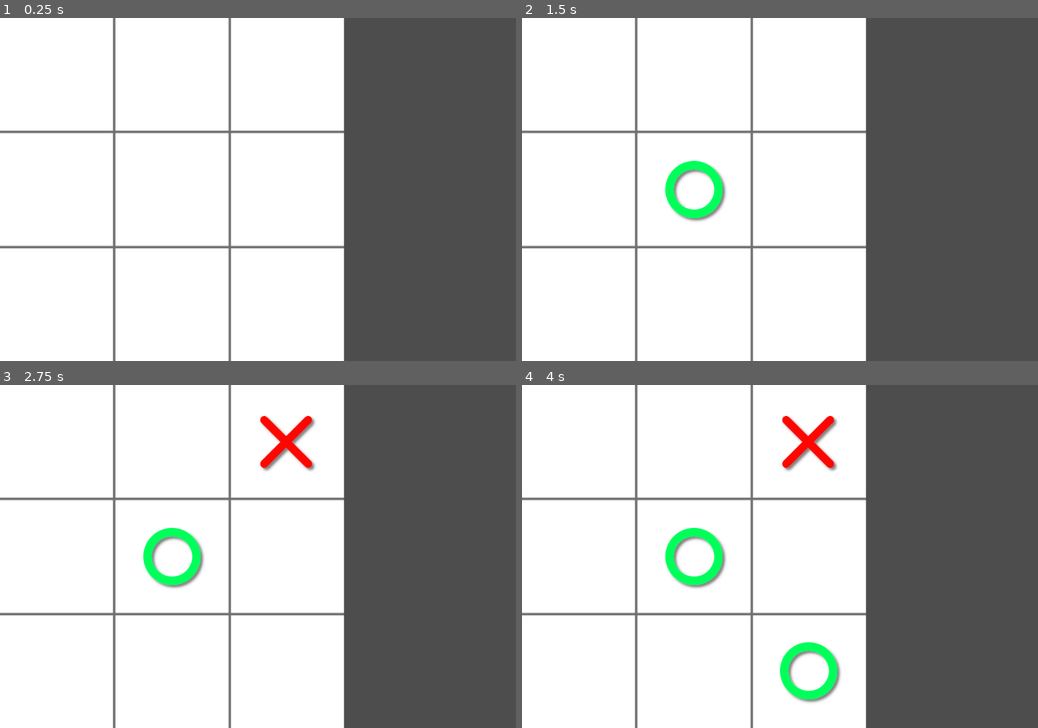
Above: before the commit, frames 1-4 (two rows, left to right).
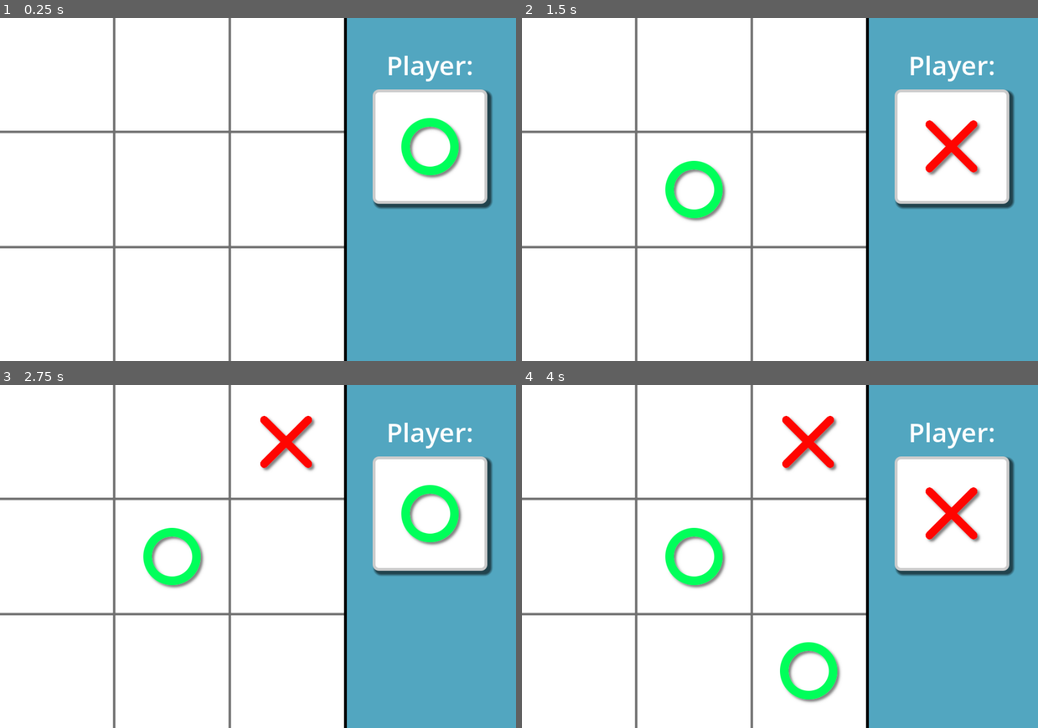
Above: after the commit, the same moments.

Repository: fractalfern/ff_01_TicTacToe
Game: Godot game, scene res://main.tscn
Two runs of this game, one before a commit and one after it. Both use one fixed random seed, a clock stepped at 60 frames per second and the inputs below. Before the commit the project has no main scene; this scene is started directly in both runs.
Inputs (mouse positions are in pixels of both pictures, inside the frame that each line leads up to):
- Up to frame 1 (0.25 s): no input
- Up to frame 2 (1.5 s): tap Enter at 0.5 s; move the mouse to (893, 172) at 0.52 s; click (893, 172) at 0.67 s; tap Space at 1.25 s; move the mouse to (676, 206) at 1.27 s; click (676, 206) at 1.42 s
- Up to frame 3 (2.75 s): tap Enter at 2 s; move the mouse to (309, 481) at 2.02 s; click (309, 481) at 2.17 s
- Up to frame 4 (4 s): tap Space at 2.75 s; move the mouse to (754, 625) at 2.77 s; click (754, 625) at 2.92 s; tap Enter at 3.5 s; move the mouse to (934, 607) at 3.52 s; click (934, 607) at 3.67 s

The runs differ from the first frame. In frame 1, 33% of the frame differs, in the area x 66-100%, y 0-100%; in frame 2, 33%; in frame 3, 33%; in frame 4, 33%.

Commit message:
complete

Diff:
--- a/tic-tac-toe/circle.tscn
+++ b/tic-tac-toe/circle.tscn
@@ -2,5 +2,5 @@
 
 [ext_resource type="Texture2D" uid="uid://dy1txa4iw2ldj" path="res://assets/circle.png" id="1_ot13w"]
 
-[node name="Circle" type="Sprite2D" unique_id=1166884039]
+[node name="Circle" type="Sprite2D" unique_id=1166884039 groups=["circles"]]
 texture = ExtResource("1_ot13w")
--- a/tic-tac-toe/cross.tscn
+++ b/tic-tac-toe/cross.tscn
@@ -2,5 +2,5 @@
 
 [ext_resource type="Texture2D" uid="uid://b02u43ptx6kjf" path="res://assets/cross.png" id="1_nsgoa"]
 
-[node name="Cross" type="Sprite2D" unique_id=164071256]
+[node name="Cross" type="Sprite2D" unique_id=164071256 groups=["crosses"]]
 texture = ExtResource("1_nsgoa")
--- /dev/null
+++ b/tic-tac-toe/game_over_menu.gd
@@ -0,0 +1,6 @@
+extends CanvasLayer
+
+signal restart
+
+func _on_restart_button_pressed() -> void:
+	restart.emit()
--- /dev/null
+++ b/tic-tac-toe/game_over_menu.tscn
@@ -0,0 +1,74 @@
+[gd_scene format=3 uid="uid://c5cs5h88abqqy"]
+
+[ext_resource type="Script" uid="uid://c1q58lqtllxic" path="res://game_over_menu.gd" id="1_14ib6"]
+
+[sub_resource type="StyleBoxFlat" id="StyleBoxFlat_tg6a4"]
+bg_color = Color(0.30980393, 0.6, 0.6, 1)
+border_width_left = 2
+border_width_top = 2
+border_width_right = 2
+border_width_bottom = 2
+border_color = Color(0.8, 0.8, 0.2901961, 1)
+corner_radius_top_left = 10
+corner_radius_top_right = 10
+corner_radius_bottom_right = 10
+corner_radius_bottom_left = 10
+
+[sub_resource type="StyleBoxFlat" id="StyleBoxFlat_14ib6"]
+bg_color = Color(0.6, 0.20784314, 0.6, 1)
+border_width_left = 2
+border_width_top = 2
+border_width_right = 2
+border_width_bottom = 2
+
+[sub_resource type="StyleBoxFlat" id="StyleBoxFlat_wp3el"]
+border_width_left = 2
+border_width_top = 2
+border_width_right = 2
+border_width_bottom = 2
+
+[sub_resource type="StyleBoxFlat" id="StyleBoxFlat_prwox"]
+border_width_left = 2
+border_width_top = 2
+border_width_right = 2
+border_width_bottom = 2
+
+[node name="GameOverMenu" type="CanvasLayer" unique_id=923343578]
+script = ExtResource("1_14ib6")
+
+[node name="GameOverPanel" type="Panel" parent="." unique_id=604610024]
+anchors_preset = 8
+anchor_left = 0.5
+anchor_top = 0.5
+anchor_right = 0.5
+anchor_bottom = 0.5
+offset_left = -350.0
+offset_top = -125.0
+offset_right = 50.0
+offset_bottom = 125.0
+grow_horizontal = 2
+grow_vertical = 2
+theme_override_styles/panel = SubResource("StyleBoxFlat_tg6a4")
+
+[node name="ResultLabel" type="Label" parent="." unique_id=2112413066]
+offset_left = 166.5
+offset_top = 200.0
+offset_right = 433.5
+offset_bottom = 258.0
+theme_override_font_sizes/font_size = 40
+text = "Player 1 Wins!"
+horizontal_alignment = 1
+vertical_alignment = 1
+
+[node name="RestartButton" type="Button" parent="." unique_id=1402216818]
+offset_left = 175.0
+offset_top = 300.0
+offset_right = 425.0
+offset_bottom = 363.0
+theme_override_font_sizes/font_size = 40
+theme_override_styles/normal = SubResource("StyleBoxFlat_14ib6")
+theme_override_styles/pressed = SubResource("StyleBoxFlat_wp3el")
+theme_override_styles/hover = SubResource("StyleBoxFlat_prwox")
+text = "Play Again"
+
+[connection signal="pressed" from="RestartButton" to="." method="_on_restart_button_pressed"]
--- a/tic-tac-toe/main.gd
+++ b/tic-tac-toe/main.gd
@@ -8,13 +8,21 @@
 const PLAYER_CIRCLE: int = 1
 const PLAYER_CROSS: int = -1
 
-var current_player: int
 var board_size: int
 var cell_size: int
+var cell_size_offset: Vector2i
+
+var current_player: int
+var player_marker: Node
+var player_panel_pos: Vector2i
+var player_marker_pos: Vector2i
+var num_moves: int
+
 var grid_data: Array
 
 func new_game() -> void:
 	current_player = PLAYER_CIRCLE
+	num_moves = 0
 
 	grid_data = [
 		[EMPTY_CELL, EMPTY_CELL, EMPTY_CELL],
@@ -22,15 +30,27 @@
 		[EMPTY_CELL, EMPTY_CELL, EMPTY_CELL]
 		]
 
+	get_tree().call_group("circles", "queue_free")
+	get_tree().call_group("crosses", "queue_free")
+
+	player_marker = create_marker(current_player, player_marker_pos)
+
+	$GameOverMenu.hide()
+	get_tree().paused = false
+
 # Called when the node enters the scene tree for the first time.
 func _ready() -> void:
 	board_size = $Board.texture.get_width()
-	print("board_size: ", board_size)
 
 	@warning_ignore("integer_division")
 	cell_size = board_size/NUM_CELLS
 
-	print("cell_size: ", cell_size)
+	@warning_ignore("integer_division")
+	cell_size_offset = Vector2i(cell_size/2, cell_size/2)
+
+	player_panel_pos = $PlayerPanel.get_screen_position()
+	player_marker_pos = player_panel_pos + cell_size_offset
+
 	new_game()
 
 # Called every frame. 'delta' is the elapsed time since the previous frame.
@@ -53,43 +73,102 @@
 func get_grid_position(mouse_position: Vector2) -> Vector2i:
 	return Vector2i(mouse_position / cell_size)
 
-
 func next_player() -> void:
 	if current_player == PLAYER_CROSS:
 		current_player = PLAYER_CIRCLE
 	else: #player == PLAYER_CIRCLE
 		current_player = PLAYER_CROSS
 
-func marker_position(position: Vector2i) -> Vector2i:
-	return position * cell_size + Vector2i(cell_size/2, cell_size/2)
+func get_game_marker_position(position: Vector2i) -> Vector2i:
+	@warning_ignore("integer_division")
+	var pos_calc: Vector2i = position * cell_size + cell_size_offset
+	print(pos_calc)
+
+	return pos_calc
 
 func take_turn(event: InputEvent) -> void:
-	var grid_pos = get_grid_position(event.position)
+	var grid_pos: Vector2i = get_grid_position(event.position)
 
 	if grid_data[grid_pos.y][grid_pos.x] == EMPTY_CELL:
+		num_moves += 1
+
 		print(grid_pos)
 		print("current player: ", current_player)
 
 		grid_data[grid_pos.y][grid_pos.x] = current_player
 		print(grid_data)
 
-		create_marker(current_player, marker_position(grid_pos))
+		create_marker(current_player, get_game_marker_position(grid_pos))
 		next_player()
 		print()
+
+		player_marker.queue_free()
+		player_marker = create_marker(current_player, player_marker_pos)
+
+		var winner: int = get_winner()
+		if winner || num_moves == 9:
+			get_tree().paused = true
+			$GameOverMenu.show()
+
+			var GameOverLabel: Node = $GameOverMenu.get_node("ResultLabel")
+
+			if winner == PLAYER_CIRCLE:
+				GameOverLabel.text = "Circle Wins!"
+			elif winner == PLAYER_CROSS:
+				GameOverLabel.text = "Cross Wins!"
+			else:
+				GameOverLabel.text = "It's a tie!"
 
 func _input(event: InputEvent) -> void:
 	if is_mouse_click_left(event):
 		if is_event_in_board(event):
 			take_turn(event)
 
-func create_marker(player: int, position: Vector2i) -> void:
+## Places a marker for the specified player at the specified position
+func create_marker(player: int, position: Vector2i) -> Node:
+	var marker: Node
+
 	if player == PLAYER_CIRCLE:
-		var circle = circle_scene.instantiate()
-		circle.position = position
+		marker = circle_scene.instantiate()
+	else: # player == PLAYER_CROSS
+		marker = cross_scene.instantiate()
 
-		add_child(circle)
-	elif player == PLAYER_CROSS:
-		var cross = cross_scene.instantiate()
-		cross.position = position
+	marker.position = position
+	add_child(marker)
 
-		add_child(cross)
+	return marker
+
+func get_winner() -> int:
+	# Check rows
+	for row: int in range(3):
+		var sum: int = grid_data[row][0] + grid_data[row][1] + grid_data[row][2]
+		if sum == 3:
+			return 1
+		elif sum == -3:
+			return -1
+
+	# Check columns
+	for col: int in range(3):
+		var sum: int = grid_data[0][col] + grid_data[1][col] + grid_data[2][col]
+		if sum == 3:
+			return 1
+		elif sum == -3:
+			return -1
+
+	# Check diagonals
+	var diag1: int = grid_data[0][0] + grid_data[1][1] + grid_data[2][2]
+	if diag1 == 3:
+		return 1
+	elif diag1 == -3:
+		return -1
+
+	var diag2: int = grid_data[0][2] + grid_data[1][1] + grid_data[2][0]
+	if diag2 == 3:
+		return 1
+	elif diag2 == -3:
+		return -1
+
+	return 0
+
+func _on_game_over_menu_restart() -> void:
+	new_game()
--- a/tic-tac-toe/main.tscn
+++ b/tic-tac-toe/main.tscn
@@ -4,6 +4,25 @@
 [ext_resource type="PackedScene" uid="uid://dypwp6ugej0wl" path="res://board.tscn" id="1_ig7tw"]
 [ext_resource type="PackedScene" uid="uid://ge2lnylfhne1" path="res://circle.tscn" id="2_h2yge"]
 [ext_resource type="PackedScene" uid="uid://mr882aviyvia" path="res://cross.tscn" id="3_1bvp3"]
+[ext_resource type="PackedScene" uid="uid://c5cs5h88abqqy" path="res://game_over_menu.tscn" id="5_lquwl"]
+
+[sub_resource type="StyleBoxFlat" id="StyleBoxFlat_1bvp3"]
+bg_color = Color(0.32225943, 0.65161693, 0.75286984, 1)
+border_width_left = 5
+border_color = Color(0, 0, 0, 1)
+
+[sub_resource type="StyleBoxFlat" id="StyleBoxFlat_lquwl"]
+bg_color = Color(1, 1, 1, 1)
+border_width_left = 5
+border_width_top = 5
+border_width_right = 5
+border_width_bottom = 5
+corner_radius_top_left = 10
+corner_radius_top_right = 10
+corner_radius_bottom_right = 10
+corner_radius_bottom_left = 10
+shadow_size = 5
+shadow_offset = Vector2(5, 5)
 
 [node name="Main" type="Node" unique_id=1004146105]
 script = ExtResource("1_0xm2m")
@@ -12,3 +31,35 @@
 
 [node name="Board" parent="." unique_id=1398730743 instance=ExtResource("1_ig7tw")]
 position = Vector2(300, 300)
+
+[node name="SidePanel" type="Panel" parent="." unique_id=773211315]
+custom_minimum_size = Vector2(300, 600)
+anchors_preset = 11
+anchor_left = 1.0
+anchor_right = 1.0
+anchor_bottom = 1.0
+grow_horizontal = 0
+grow_vertical = 2
+theme_override_styles/panel = SubResource("StyleBoxFlat_1bvp3")
+
+[node name="PlayerLabel" type="Label" parent="." unique_id=89895303]
+offset_left = 600.0
+offset_top = 50.0
+offset_right = 900.0
+offset_bottom = 114.0
+theme_override_font_sizes/font_size = 46
+text = "Player:"
+horizontal_alignment = 1
+vertical_alignment = 1
+
+[node name="PlayerPanel" type="Panel" parent="." unique_id=753826925]
+offset_left = 650.0
+offset_top = 125.0
+offset_right = 850.0
+offset_bottom = 325.0
+theme_override_styles/panel = SubResource("StyleBoxFlat_lquwl")
+
+[node name="GameOverMenu" parent="." unique_id=923343578 instance=ExtResource("5_lquwl")]
+process_mode = 2
+
+[connection signal="restart" from="GameOverMenu" to="." method="_on_game_over_menu_restart"]
--- a/tic-tac-toe/project.godot
+++ b/tic-tac-toe/project.godot
@@ -11,7 +11,13 @@
 [application]
 
 config/name="TicTacToe"
+run/main_scene="uid://c35bicglh47x0"
 config/features=PackedStringArray("4.6", "Forward Plus")
+
+[debug]
+
+gdscript/warnings/untyped_declaration=2
+gdscript/warnings/inferred_declaration=2
 
 [display]
 
Not shown, added: tic-tac-toe/export_presets.cfg
Not shown, added: tic-tac-toe/game_over_menu.gd.uid
Not shown, added: .gitignore
Not shown, added: tic-tac-toe/TicTacToe.pck
